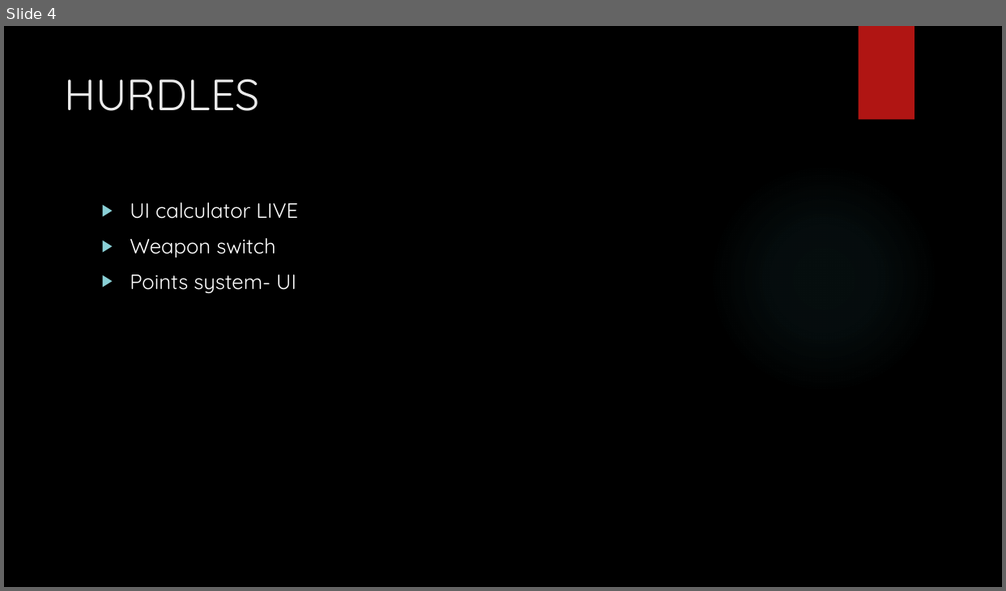
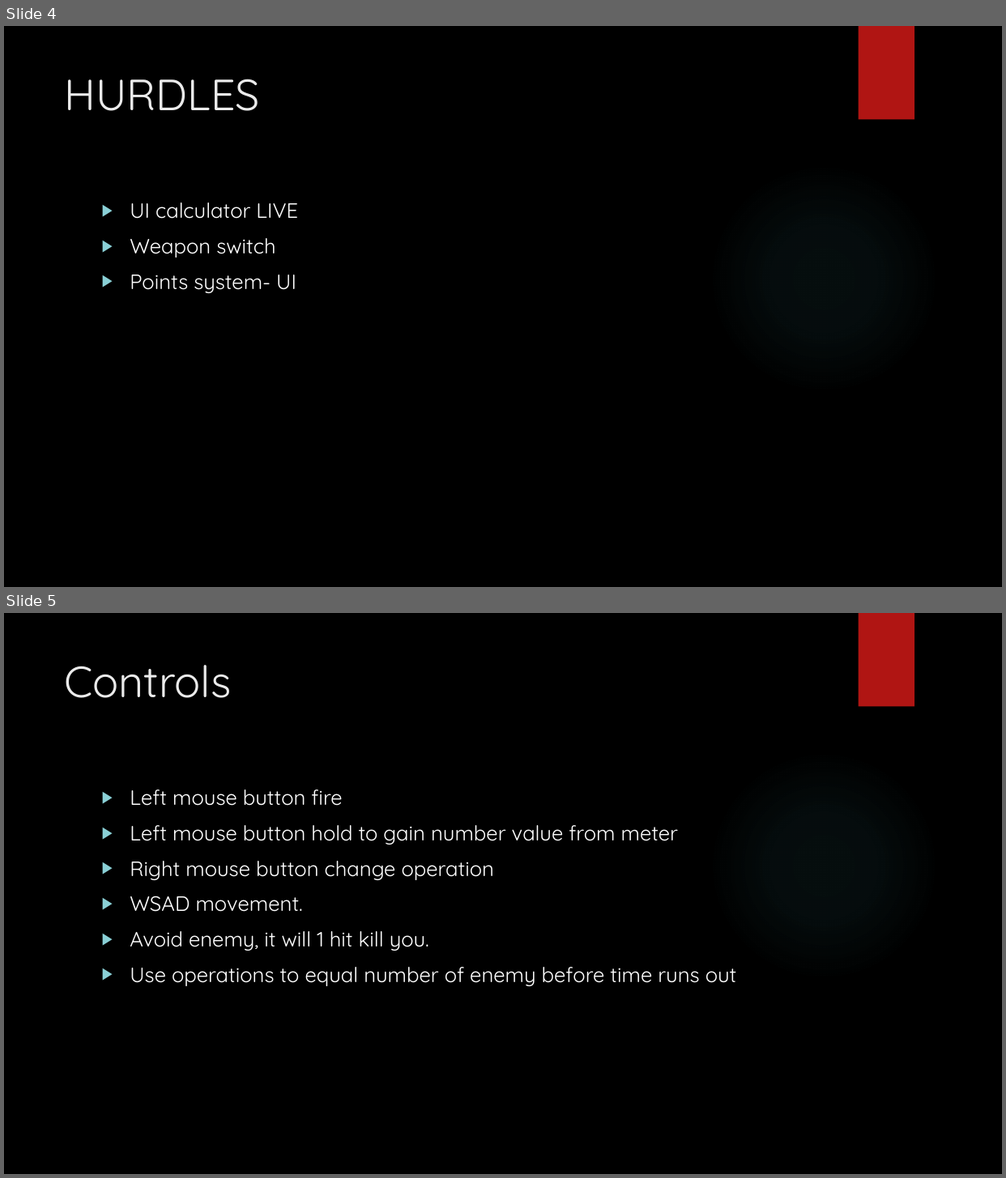
Before and after one commit to Faeblaze/Math_SHMUP, a slide deck: Shooting MATH presV1.pptx. Shown one above the other, each under a label of ours: slide 4 before the commit, slides 4 and 5 after it. The pictures are 1006x591 and 1006x1178 pixels, drawn with LibreOffice and Linux fonts; fonts in the diff are those of the drawing; background and template pictures are left out. Boxes give left, top, right and bottom in pixels: in the first picture for what was removed or moved away, otherwise in the second. Text is boxed around its words. In the diff, an @@ line names an element or a change of style, - is before the commit and + after.

Commit message:
Build and pres controls

```diff
--- a/Shooting MATH presV1.pptx
+++ b/Shooting MATH presV1.pptx
@@ slide 5 added at (x1=4, y1=613, x2=1002, y2=1174), background picture (left out); not listed: 2 template elements that a slide beside it also shows @@
@@ title added at (x1=65, y1=665, x2=232, y2=698), 42 pt, text #EBEBEB @@
+Controls
@@ text added at (x1=130, y1=790, x2=737, y2=986), 20 pt, text #FFFFFF @@
+▶ Left mouse button fire
+▶ Left mouse button hold to gain number value from meter
+▶ Right mouse button change operation
+▶ WSAD movement.
+▶ Avoid enemy, it will 1 hit kill you.
+▶ Use operations to equal number of enemy before time runs out
```
Also in this commit, not shown: 3 other files.
